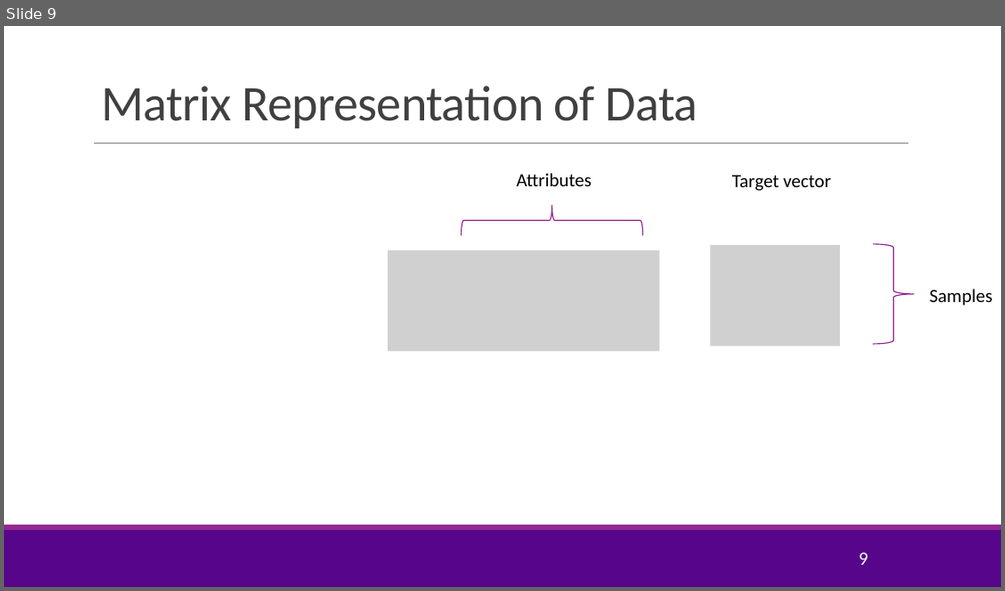
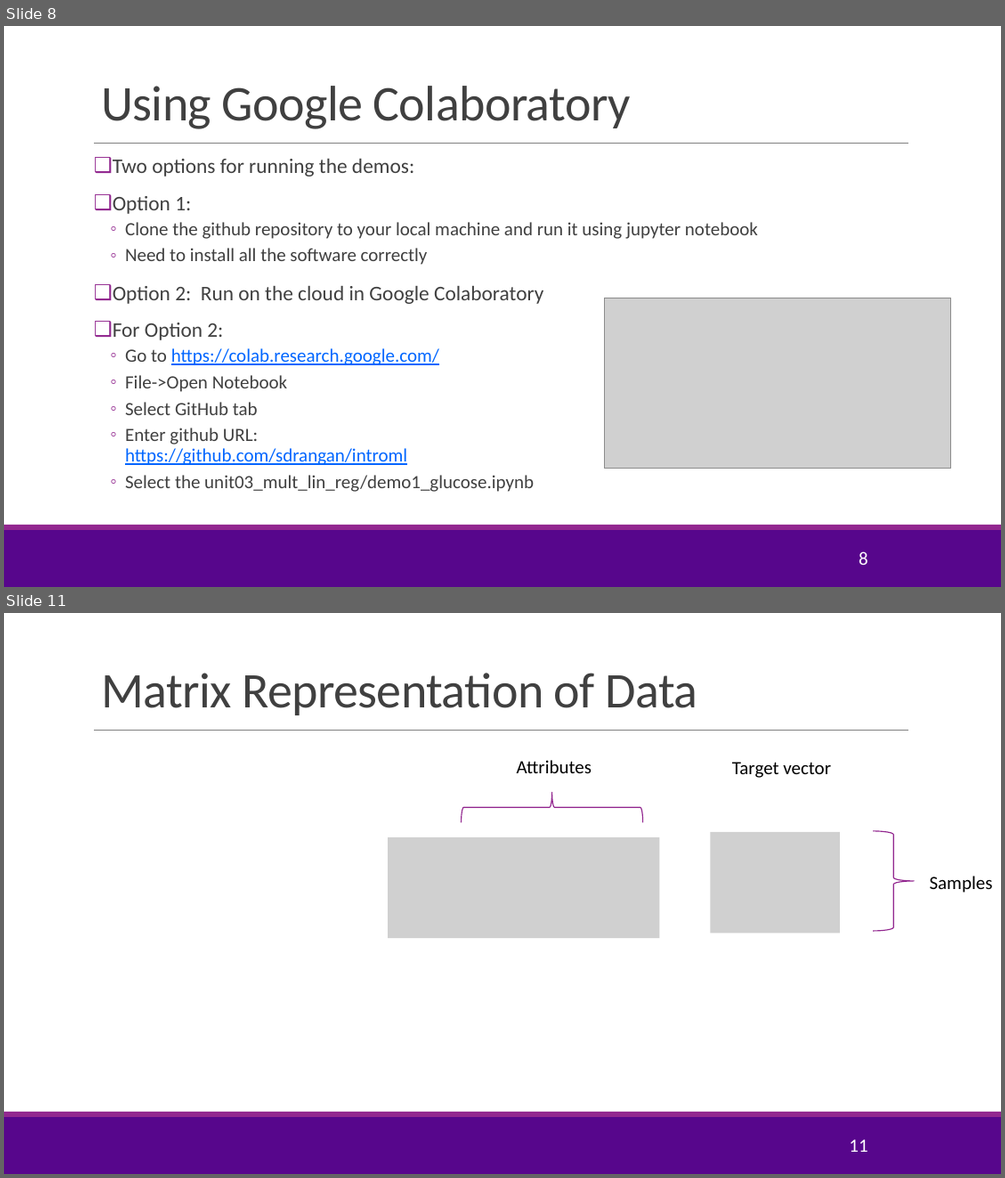
Before and after one commit to sdrangan/introml, a slide deck: lectures/Lect03_MultLinRegression.pptx. Shown one above the other, each under a label of ours: slide 9 before the commit, slides 8 and 11 after it; the slides between them are not shown. The pictures are 1005x591 and 1005x1178 pixels, drawn with LibreOffice and Linux fonts; fonts in the diff are those of the drawing; grey boxes stand for pictures; background and template pictures are left out. Boxes give left, top, right and bottom in pixels: in the first picture for what was removed or moved away, otherwise in the second. Text is boxed around its words. In the diff, an @@ line names an element or a change of style, - is before the commit and + after.

```diff
--- a/lectures/Lect03_MultLinRegression.pptx
+++ b/lectures/Lect03_MultLinRegression.pptx
@@ slide 8 added at bbox=[4, 26, 1001, 587], background #FFFFFF; not listed: 3 template elements that a slide beside it also shows @@
@@ title added at bbox=[101, 86, 631, 129], 48 pt, text #404040 @@
+Using Google Colaboratory
@@ text added at bbox=[113, 159, 758, 491], 18 pt, text #404040 @@
+❑ Two options for running the demos:
+❑ Option 1:
+  ◦ Clone the github repository to your local machine and run it using jupyter notebook
+  ◦ Need to install all the software correctly
+❑ Option 2: Run on the cloud in Google Colaboratory
+❑ For Option 2:
+  ◦ Go to https://colab.research.google.com/
+  ◦ File->Open Notebook
+  ◦ Select GitHub tab
+  ◦ Enter github URL:
+    https://github.com/sdrangan/introml
+  ◦ Select the unit03_mult_lin_reg/demo1_glucose.ipynb
@@ picture added at bbox=[605, 297, 952, 468] @@
@@ page number added at bbox=[858, 551, 868, 564], 18 pt, text #FFFFFF @@
+8
@@ what was slide 9 is now slide 11 @@
@@ page number at bbox=[849, 1139, 867, 1151]: text changed @@
-9
+11
```
Also in this commit, not shown: 7 slides changed, 8 other slides added, 3 other files.
